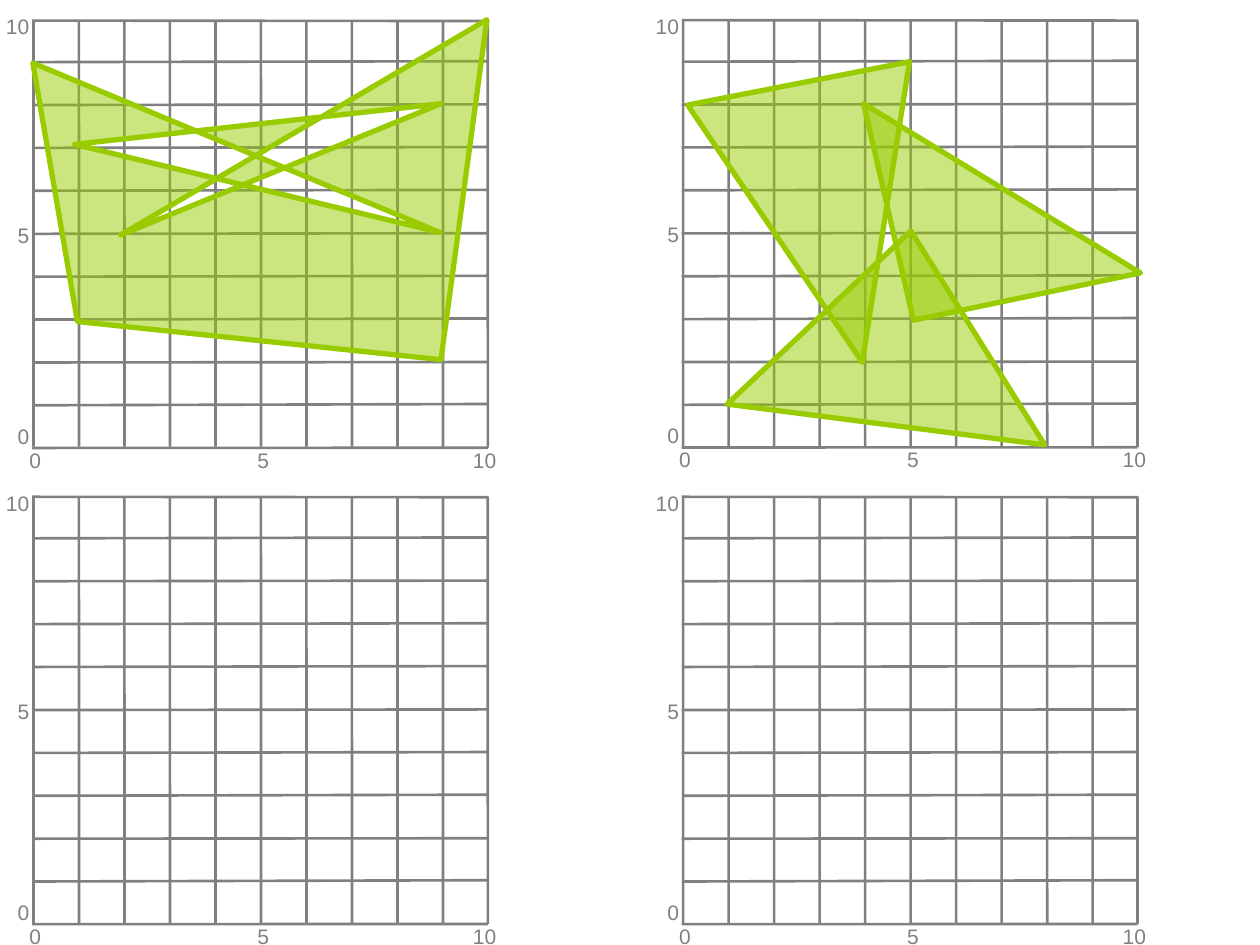
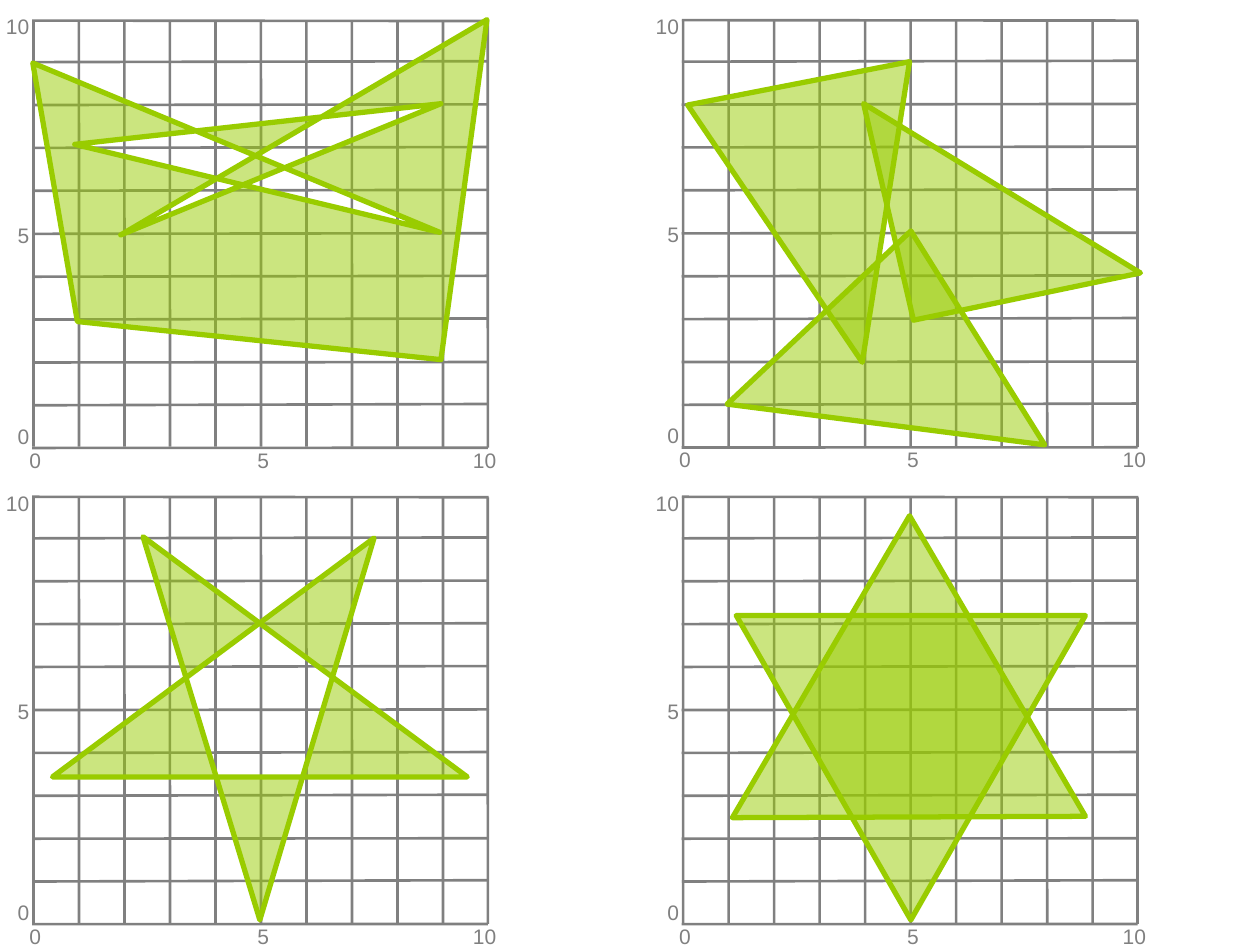
Before and after one commit to boostorg/geometry, a slide deck: slide 2 of doc/other/testcases/dissolve.ppt. Drawn at 1260x945 pixels with LibreOffice and Linux fonts; fonts in the diff are those of the drawing. Boxes give left, top, right and bottom in pixels: in the first picture for what was removed or moved away, otherwise in the second. Text is boxed around its words. In the diff, an @@ line names an element or a change of style, - is before the commit and + after.

```diff
--- a/doc/other/testcases/dissolve.ppt
+++ b/doc/other/testcases/dissolve.ppt
@@ freeform shape added at (53, 537, 467, 920), fill #99CC00 at 50% opacity, outline #99CC00 3 pt @@
@@ freeform shape added at (732, 515, 1085, 818), fill #99CC00 at 50% opacity, outline #99CC00 3 pt @@
@@ freeform shape added at (736, 616, 1085, 921), fill #99CC00 at 50% opacity, outline #99CC00 3 pt @@
```
Also in this commit, not shown: 4 other files.
